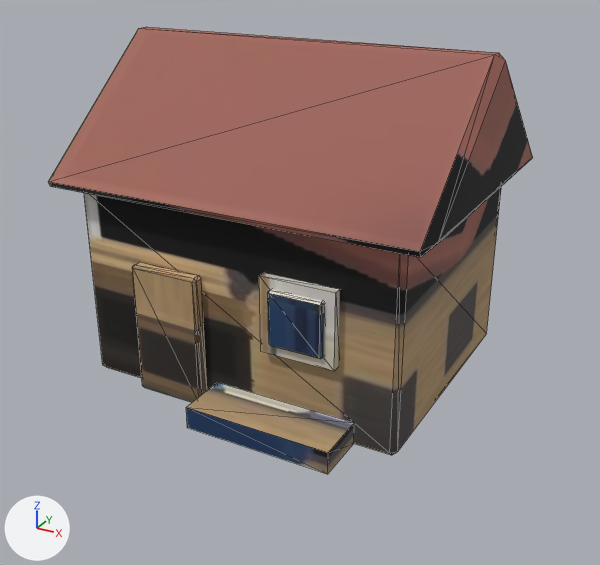
An edit to the glTF model client/public/city/house-1-age1.glb, drawn before and after from the same camera.
One viewpoint serves both versions: a camera (50 mm lens) standing at (0.576, -0.99, 0.648) and looking at (0.066, -0.062, 0.184). The axes (+X, +Y, +Z) are drawn at lower left. The lights are the same throughout. The first picture is the older version. Mesh edges are drawn as thin lines. Where no turn or scale is listed for an object, it has been applied to the vertices. Vertices at exactly the same position are counted once.

Names of what the first picture shows: 'house-1-age1'.
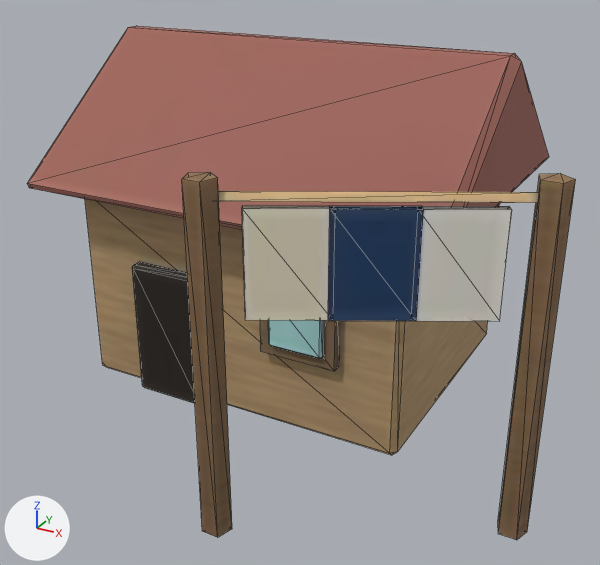
Where the newer file only moved an object's origin or applied its transform, the numbers keep the older frame.

Location of each change, (x1, y1, x2, y2) in pixels of the pictures (600 x 565 px):
'house-1-age1', reshaped (13% wider, 15% taller)
    before: (48, 27, 533, 474)
    after: (27, 26, 575, 540)
part 1 of me_house_1_age1, added (brown)
    after: (498, 173, 575, 540)
part 2 of me_house_1_age1, built on
    before: (48, 27, 533, 474)
    after: (27, 26, 549, 537)
part 3 of me_house_1_age1, surface changed
    before: (49, 55, 533, 455)
    after: (27, 56, 549, 455)

Edits to the bpy script that builds the scene:
```text
Change me_house_1_age1:
    used by ob_house_1_age1; location = (0.0, 0.008, 0.246)
    remove me_house_1_age1.from_pydata(...)  # 106 vertices, 188 faces; spans x -0.29..0.29, y -0.283..0.283, z -0.246..0.246
    add me_house_1_age1.from_pydata(...)  # 148 vertices, 252 faces; spans x -0.31..0.437, y -0.382..0.303, z -0.246..0.247
    me_house_1_age1 part 1: a new loose piece, a 5-sided cylinder along z spanning x 0.403..0.437, y -0.222..-0.19, z -0.246..0.174, in mat_baked (picture img_image_0)
    me_house_1_age1 part 2
    4 vertices are removed from x 0.02..0.22, y -0.283..-0.213, z -0.161
    12 faces are deleted
    22 vertices move from x -0.29..0.29, y -0.283..0.283, z -0.191..0.246 to x -0.31..0.31, y -0.382..0.303, z -0.246..0.247
    24 vertices are added at x 0.103..0.422, y -0.382..-0.203, z -0.246..0.174
    12 new vertices lie (0.0, 0.0, 0.12) away from vertices in x 0.153..0.387, y -0.353..-0.222, z 0.024
    60 new faces join them
    me_house_1_age1 part 3: 166 kept faces spanning x -0.31..0.31, y -0.382..0.303, z -0.246..0.247 get new texture (UV) coordinates
```
